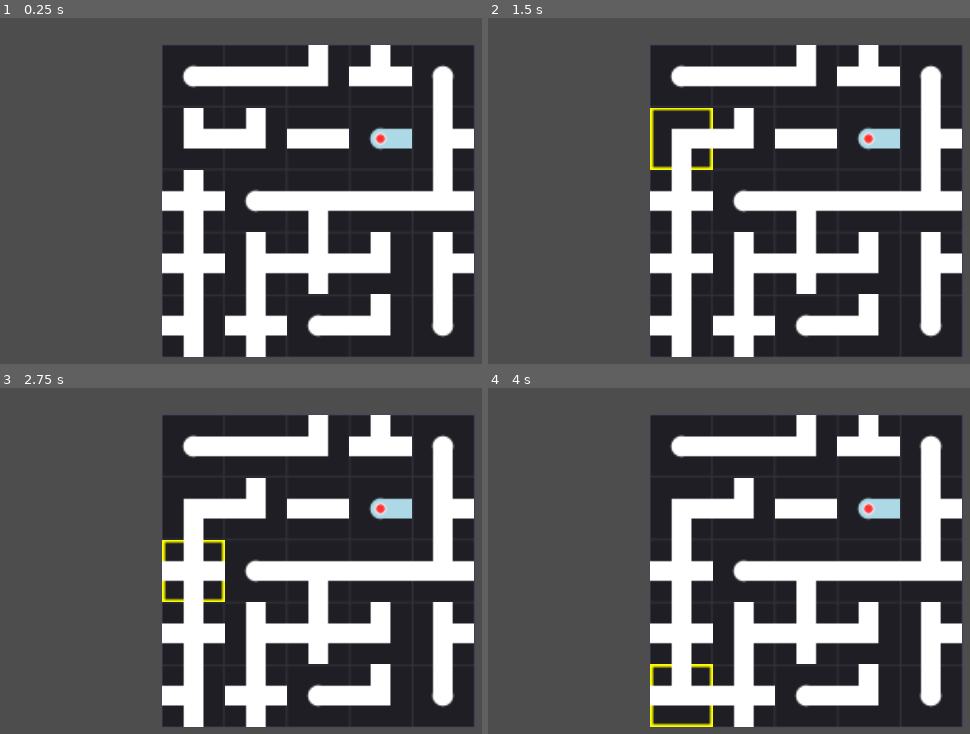
Above: before the commit, frames 1-4 (two rows, left to right).
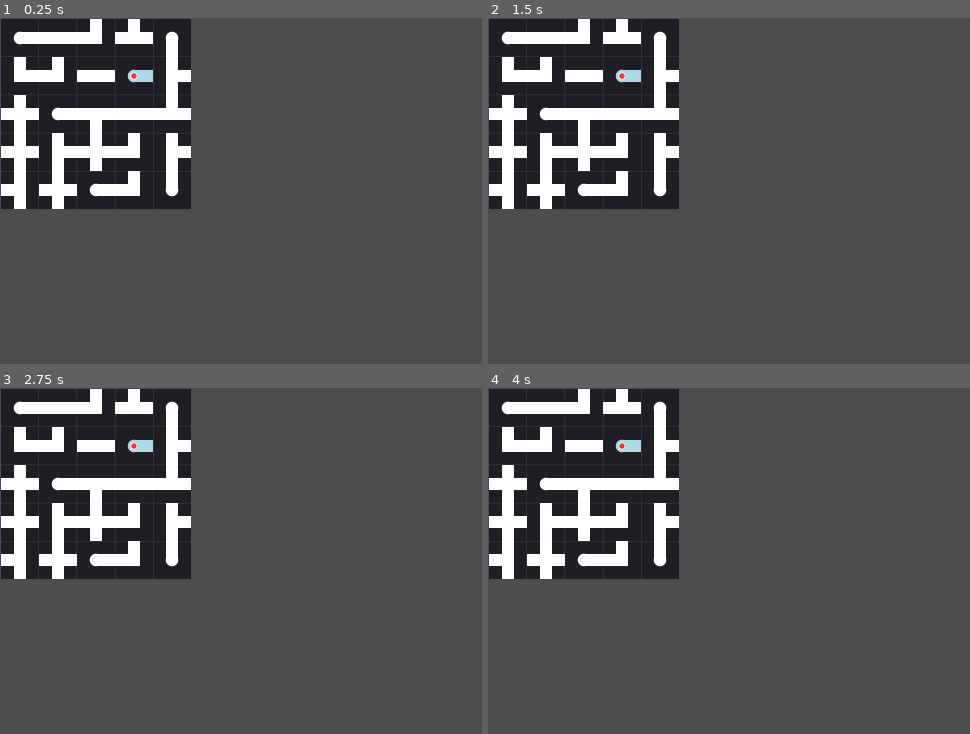
Above: after the commit, the same moments.

Repository: RedBlueCarrots/GMTK-2026
Game: Godot game, scene res://Scenes/pipe_minigame.tscn
Two runs of this game, one before a commit and one after it. Both use one fixed random seed, a clock stepped at 60 frames per second and the inputs below. This scene is started directly instead of the project's main scene.
Inputs (mouse positions are in pixels of both pictures, inside the frame that each line leads up to):
- Up to frame 1 (0.25 s): no input
- Up to frame 2 (1.5 s): tap Enter at 0.5 s; move the mouse to (680, 76) at 0.52 s; click (680, 76) at 0.67 s; tap Space at 1.25 s; move the mouse to (680, 139) at 1.27 s; click (680, 139) at 1.42 s
- Up to frame 3 (2.75 s): tap Enter at 2 s; move the mouse to (192, 571) at 2.02 s; click (192, 571) at 2.17 s
- Up to frame 4 (4 s): tap Space at 2.75 s; move the mouse to (680, 633) at 2.77 s; click (680, 633) at 2.92 s; tap Enter at 3.5 s; move the mouse to (680, 695) at 3.52 s; click (680, 695) at 3.67 s

The runs differ from the first frame. In frame 1, 76% of the frame differs, in the area x 0-99%, y 0-98%; in frame 2, 76%; in frame 3, 76%; in frame 4, 76%.

Commit message:
standardization

Diff:
--- a/Scenes/pipe_minigame.tscn
+++ b/Scenes/pipe_minigame.tscn
@@ -12,10 +12,6 @@
 centered = false
 
 [node name="Board" type="Node2D" parent="." unique_id=1164436376]
-position = Vector2(96, 96)
+position = Vector2(20, 20)
 
 [node name="MinigameOutline" parent="." unique_id=959946983 instance=ExtResource("2_hkjiq")]
-
-[node name="Camera2D" type="Camera2D" parent="." unique_id=1992755724]
-offset = Vector2(97.075, 94.17)
-zoom = Vector2(1.64, 1.64)
--- a/Scripts/pipes_minigame.gd
+++ b/Scripts/pipes_minigame.gd
@@ -337,10 +337,7 @@
 
 
 func _cell_to_pixel(cell: Vector2i) -> Vector2:
-	var board_width: int = (grid_size.x - 1) * cell_size
-	var board_height: int = (grid_size.y - 1) * cell_size
-	var offset: Vector2 = Vector2(-board_width / 2.0, -board_height / 2.0)
-	return offset + Vector2(cell.x * cell_size, cell.y * cell_size)
+	return Vector2(cell.x * cell_size, cell.y * cell_size)
 
 
 func _pick_shared_source_direction(from_source: Vector2i, sinks: Array[Vector2i]) -> Vector2i:
@@ -559,6 +556,7 @@
 		_game_won = true
 		_lock_all_pieces()
 		minigame_completed.emit()
+		finish()
 
 
 func _lock_all_pieces() -> void:
@@ -570,8 +568,4 @@
 
 
 func _pixel_to_cell(pixel: Vector2) -> Vector2i:
-	var board_width: int = (grid_size.x - 1) * cell_size
-	var board_height: int = (grid_size.y - 1) * cell_size
-	var offset: Vector2 = Vector2(-board_width / 2.0, -board_height / 2.0)
-	var relative: Vector2 = pixel - offset
-	return Vector2i(round(relative.x / cell_size), round(relative.y / cell_size))
+	return Vector2i(round(pixel.x / cell_size), round(pixel.y / cell_size))
